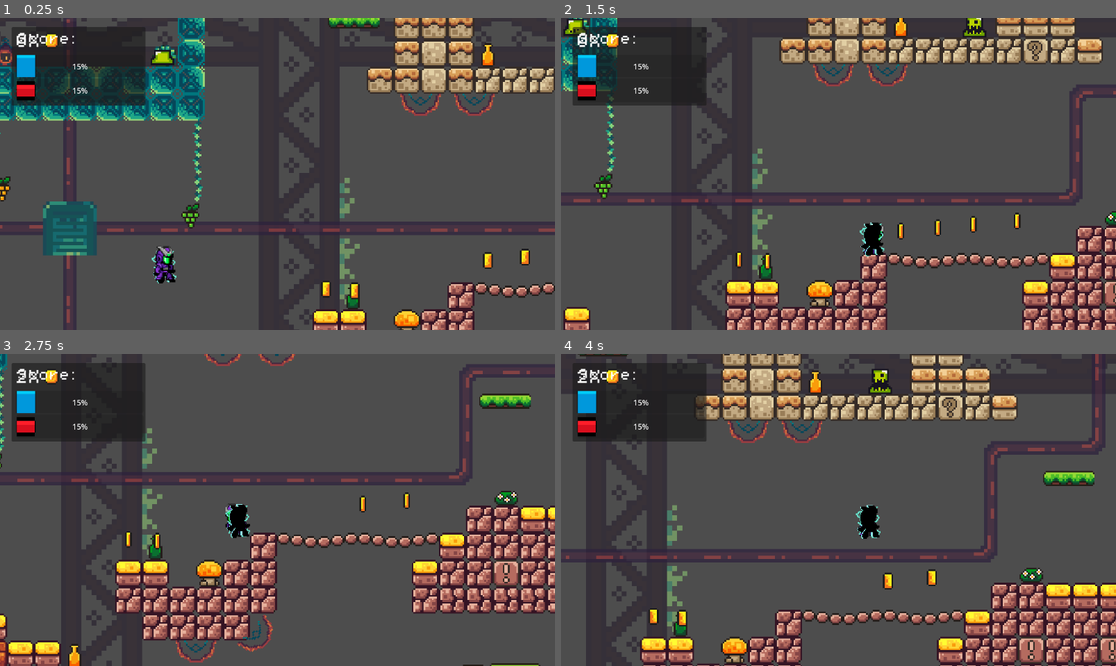
Above: before the commit, frames 1-4 (two rows, left to right).
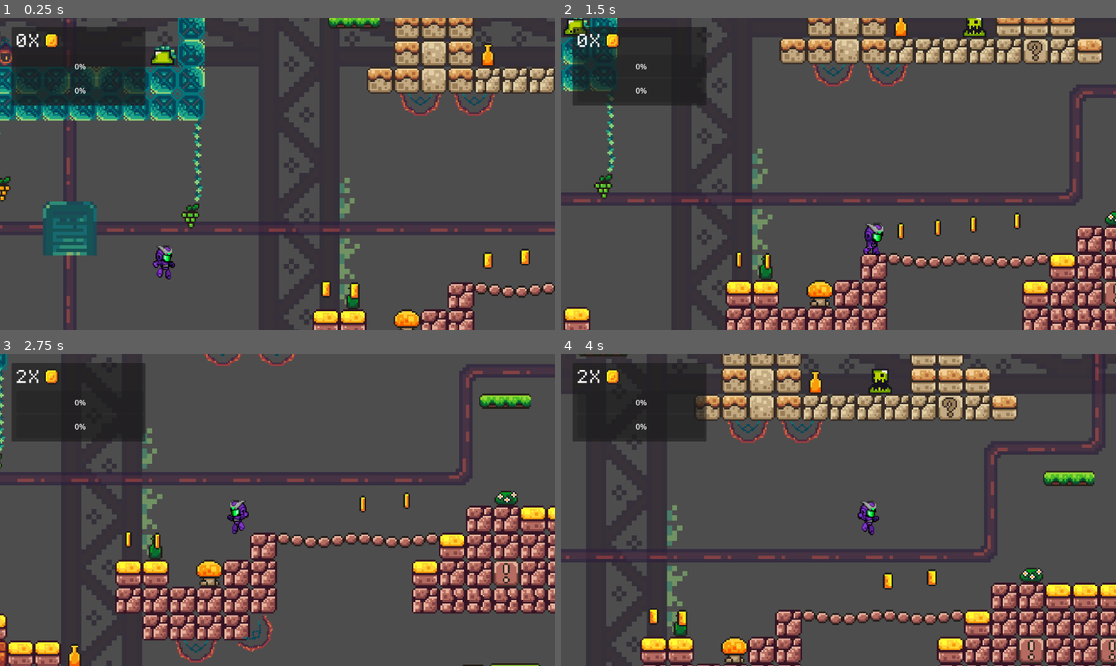
Above: after the commit, the same moments.

Repository: prime399/circuit-skies
Game: Godot game, scene res://Scenes/game.tscn
Two runs of this game, one before a commit and one after it. Both use one fixed random seed, a clock stepped at 60 frames per second and the inputs below.
Inputs:
- Up to frame 1 (0.25 s): no input
- Up to frame 2 (1.5 s): tap Enter (ui_accept) at 0.5, 0.77, 0.8, 1.07, 1.35 s; hold Right (ui_right) from 0.53 s (still down); tap D (dash) at 0.6 s
- Up to frame 3 (2.75 s): tap Enter (ui_accept) at 1.52, 1.82, 2.3 s; tap D (dash) at 1.55, 2.1 s; release Right (ui_right) at 2.03 s; hold Left (ui_left) from 2.03 s (still down)
- Up to frame 4 (4 s): release Left (ui_left) at 2.78 s; hold Right (ui_right) from 2.78 s (still down); tap D (dash) at 2.85 s; tap Enter (ui_accept) at 3.02, 3.32, 3.6, 3.77 s

The runs differ from the first frame. In frame 1, 1.0% of the frame differs, in the area x 2-32%, y 4-86%; in frame 2, 0.9%; in frame 3, 1.0%, in the area x 3-46%, y 4-60%; in frame 4, 1.0%.

Commit message:
Enhance enemy slime behavior and player mechanics; add invincibility and damage handling, improve HUD updates, and refine dash functionality

Diff:
--- a/Scenes/entities/enemies/enemy_slime_green.tscn
+++ b/Scenes/entities/enemies/enemy_slime_green.tscn
@@ -130,6 +130,8 @@
 [sub_resource type="CircleShape2D" id="CircleShape2D_3681e"]
 radius = 37.0135
 
+[sub_resource type="CircleShape2D" id="CircleShape2D_6x76d"]
+
 [node name="EnemySlime" type="Node2D"]
 script = ExtResource("1_3681e")
 
@@ -158,5 +160,12 @@
 [node name="CollisionShape2D" type="CollisionShape2D" parent="PlayerDetector"]
 shape = SubResource("CircleShape2D_3681e")
 
+[node name="BodyArea" type="Area2D" parent="."]
+collision_mask = 2
+
+[node name="CollisionShape2D" type="CollisionShape2D" parent="BodyArea"]
+position = Vector2(0, -4)
+shape = SubResource("CircleShape2D_6x76d")
+
 [connection signal="animation_finished" from="CharacterBody2D/AnimatedSprite2D" to="." method="_on_animated_sprite_2d_animation_finished"]
 [connection signal="body_entered" from="PlayerDetector" to="." method="_on_player_detector_body_entered"]
--- a/Scenes/entities/player/player.tscn
+++ b/Scenes/entities/player/player.tscn
@@ -330,6 +330,8 @@
 "speed": 5.0
 }]
 
+[sub_resource type="Gradient" id="Gradient_6b3hu"]
+
 [node name="Player" type="CharacterBody2D"]
 z_index = 20
 collision_layer = 2
@@ -396,3 +398,15 @@
 position = Vector2(1, 0)
 scale = Vector2(0.578125, 0.65625)
 sprite_frames = SubResource("SpriteFrames_fkit1")
+
+[node name="LandingDust" type="CPUParticles2D" parent="."]
+emitting = false
+amount = 22
+lifetime = 0.35
+one_shot = true
+spread = 180.0
+gravity = Vector2(0, 400)
+initial_velocity_min = 56.52
+initial_velocity_max = 100.0
+color = Color(0.827451, 0.827451, 0.827451, 1)
+color_ramp = SubResource("Gradient_6b3hu")
--- a/Scenes/game.tscn
+++ b/Scenes/game.tscn
@@ -155,6 +155,7 @@
 animation = &"coin"
 
 [node name="Label" type="Label" parent="CanvasLayer/Panel"]
+visible = false
 layout_mode = 1
 offset_left = 11.0
 offset_top = 12.0
@@ -172,7 +173,6 @@
 offset_right = 274.0
 offset_bottom = 104.0
 theme_override_styles/fill = SubResource("StyleBoxTexture_h4fw4")
-value = 15.0
 
 [node name="HPBar" type="ProgressBar" parent="CanvasLayer/Panel"]
 layout_mode = 0
@@ -181,6 +181,5 @@
 offset_right = 274.0
 offset_bottom = 156.0
 theme_override_styles/fill = SubResource("StyleBoxTexture_v158k")
-value = 15.0
 
 [node name="CurrentLevel" type="Node2D" parent="."]
--- a/Scripts/enemy_slime_green.gd
+++ b/Scripts/enemy_slime_green.gd
@@ -1,16 +1,26 @@
 extends Node2D
 
 const SPEED = 40
+const ATTACK_SPEED = 10  # Slow movement when attacking
+const DAMAGE = 50
+
 var direction = 1
 var is_awake = false
 var player_detected = false
+var attacking = false
+var player_in_body_area = false  # <<< NEW: track if player still nearby
 
 @onready var ray_cast_right: RayCast2D = $CharacterBody2D/RayCastRight
 @onready var ray_cast_left: RayCast2D = $CharacterBody2D/RayCastLeft
 @onready var anim_sprite: AnimatedSprite2D = $CharacterBody2D/AnimatedSprite2D
+@onready var player_detector: Area2D = $PlayerDetector
+@onready var body_area: Area2D = $BodyArea
 
 func _ready():
 	anim_sprite.play("slimeSleep")
+	player_detector.body_entered.connect(_on_player_detector_body_entered)
+	body_area.body_entered.connect(_on_body_area_entered)
+	body_area.body_exited.connect(_on_body_area_exited)
 
 func _process(delta: float) -> void:
 	if is_awake:
@@ -22,21 +32,37 @@
 	elif ray_cast_left.is_colliding():
 		direction = 1
 
-	# FLIP the sprite based on direction
 	anim_sprite.flip_h = (direction == -1)
 
-	position.x += direction * SPEED * delta
+	var move_speed = ATTACK_SPEED if attacking else SPEED  # <<<<< FIXED
 
-
-
+	position.x += direction * move_speed * delta
 
 func _on_player_detector_body_entered(body: Node2D) -> void:
-	if body.is_in_group("player") and not is_awake:
-		player_detected = true
-		anim_sprite.play("slimeWakeUp")
+	if body.is_in_group("player"):
+		if not is_awake:
+			player_detected = true
+			anim_sprite.play("slimeWakeUp")
 
+func _on_body_area_entered(body: Node2D) -> void:
+	if body.is_in_group("player") and is_awake:
+		player_in_body_area = true
+		attacking = true
+		anim_sprite.play("slimeAttack")
+		body.take_damage(DAMAGE, direction)
+
+func _on_body_area_exited(body: Node2D) -> void:
+	if body.is_in_group("player"):
+		player_in_body_area = false
+		attacking = false
+		if is_awake:
+			anim_sprite.play("slimeWalk")
 
 func _on_animated_sprite_2d_animation_finished() -> void:
 	if player_detected and anim_sprite.animation == "slimeWakeUp":
 		is_awake = true
 		anim_sprite.play("slimeWalk")
+	elif attacking and anim_sprite.animation == "slimeAttack":
+		# After attack animation ends, return to walk if player escaped
+		if not player_in_body_area:
+			anim_sprite.play("slimeWalk")
--- a/Scripts/game_manager.gd
+++ b/Scripts/game_manager.gd
@@ -2,6 +2,11 @@
 
 var score = 0
 
+signal hp_changed(new_hp)
+
 func add_point():
 	score += 1
 	print(score)
+
+func update_hp(new_hp):
+	emit_signal("hp_changed", new_hp)
--- a/Scripts/hud.gd
+++ b/Scripts/hud.gd
@@ -1,18 +1,21 @@
 extends Panel
 
 @onready var coin_label: Label = $CoinLabel
-var previous_score = 0  # New: Track last known score
+@onready var hp_bar: ProgressBar = $HPBar  # Add reference
+var previous_score = 0
 
 func _process(delta):
 	coin_label.text = str(GameManager.score) + "X"
 
-	# Check if score increased
 	if GameManager.score > previous_score:
 		bump_coin_label()
 
-	previous_score = GameManager.score  # Update stored score
+	previous_score = GameManager.score
 
 func bump_coin_label():
 	var bump_tween = create_tween()
 	bump_tween.tween_property(coin_label, "scale", Vector2(1.4, 1.4), 0.1).set_trans(Tween.TRANS_SINE).set_ease(Tween.EASE_OUT)
 	bump_tween.tween_property(coin_label, "scale", Vector2(1, 1), 0.1).set_trans(Tween.TRANS_SINE).set_ease(Tween.EASE_IN)
+
+func update_hp_bar(hp_percent):
+	hp_bar.value = hp_percent
--- a/Scripts/player.gd
+++ b/Scripts/player.gd
@@ -1,50 +1,62 @@
 extends CharacterBody2D
 
 @export var speed := 100
-@export var dash_speed := 400  # Dash speed
+@export var dash_speed := 400
 @export var gravity := 800
 @export var jump_force := -350
-@export var dash_duration := 0.2  # Dash lasts for 0.2 seconds
-@export var dash_cooldown := 0.5  # Time before you can dash again
+@export var dash_duration := 0.2
+@export var dash_cooldown := 0.5
+@export var max_hp := 100
+@export var hp_regen_rate := 5
+@export var knockback_horizontal := 250
+@export var knockback_vertical := -300
+@export var hurt_recovery_time := 0.4
+@export var invincible_time := 1.0  # <<< NEW
+@export var blink_speed := 0.1      # <<< NEW (flicker every 0.1s)
 
 # Node references
 @onready var anim_idle = $playerIdle
 @onready var anim_run = $playerRun
 @onready var anim_jump = $playerJump
 @onready var anim_dash = $playerDash
+@onready var anim_damage = $playerDamage
+@onready var anim_died = $playerDied
+
 @onready var collider_idle = $collisionShapeIdle
 @onready var collider_run = $collisionShapeRun
 @onready var collider_dash = $collisionShapeDash
+
 @onready var camera = $Camera2D
 @onready var dust = $LandingDust
 @onready var DashGhost = preload("res://Scenes/entities/player/DashGhost.tscn")
 
-
 var input_dir = 0.0
 var was_in_air = false
 var previous_velocity_y = 0.0
-var camera_shake_amount = 8
-var camera_shake_duration = 0.1
-var fall_speed_threshold = 500
-var jump_pressed = false
-var slowmo_duration = 0.1
-var slowmo_factor = 0.3
 
 var is_dashing = false
 var can_dash = true
+var is_hurt = false
+var is_invincible = false  # <<< NEW
+
+var hp = 100
+var respawn_position = Vector2()
 
 func _ready():
+	respawn_position = global_position
+	hp = max_hp
 	switch_to_idle()
 
 func _physics_process(delta):
-	handle_movement(delta)
+	if not is_hurt:
+		handle_movement(delta)
+	handle_landing()
+	handle_regen(delta)
 
 func handle_movement(delta):
-	# Apply gravity
 	if not is_on_floor() and not is_dashing:
 		velocity.y += gravity * delta
 
-	# Handle left/right input
 	input_dir = Input.get_action_strength("ui_right") - Input.get_action_strength("ui_left")
 
 	if is_dashing:
@@ -52,68 +64,130 @@
 	else:
 		velocity.x = input_dir * speed
 
-	# Flip ALL animations correctly
+	# Flip all sprites
 	if input_dir != 0:
 		var dir = sign(input_dir)
 		$playerIdle.scale.x = abs($playerIdle.scale.x) * dir
 		$playerRun.scale.x = abs($playerRun.scale.x) * dir
 		$playerJump.scale.x = abs($playerJump.scale.x) * dir
 		$playerDash.scale.x = abs($playerDash.scale.x) * dir
-
-	# Handle Jump
+		$playerDamage.scale.x = abs($playerDamage.scale.x) * dir
+
+	# Jump
 	if is_on_floor() and not is_dashing:
-		if Input.is_action_just_pressed("ui_accept"):  # Space pressed
+		if Input.is_action_just_pressed("ui_accept"):
 			velocity.y = jump_force
-			jump_pressed = true
 			switch_to_jump()
 		elif input_dir == 0:
 			switch_to_idle()
 		else:
 			switch_to_run()
 	elif not is_on_floor() and not is_dashing:
-		if jump_pressed:
-			switch_to_jump()
-
-	# Handle Dash
+		switch_to_jump()
+
+	# Dash
 	if Input.is_action_just_pressed("dash") and can_dash and not is_dashing and input_dir != 0:
 		start_dash()
 
-
-	previous_velocity_y = velocity.y
 	move_and_slide()
-
-	handle_landing()
 
 func handle_landing():
 	var touching_ground = is_on_floor()
 
 	if not was_in_air and not touching_ground:
 		was_in_air = true
-
 	if was_in_air and touching_ground:
 		was_in_air = false
-		jump_pressed = false
-		if previous_velocity_y > fall_speed_threshold:
+		if previous_velocity_y > 500:
 			do_camera_shake()
 			spawn_landing_dust()
 			do_slow_motion()
 
+	previous_velocity_y = velocity.y
+
+func handle_regen(delta):
+	if hp < max_hp:
+		hp += hp_regen_rate * delta
+		hp = clamp(hp, 0, max_hp)
+		GameManager.update_hp(hp)
+
+# ========================
+# DAMAGE + INVINCIBILITY
+# ========================
+
+func take_damage(amount, knockback_dir):
+	if is_hurt or is_invincible:
+		return  # No damage if already hurt or invincible
+
+	hp -= amount
+	GameManager.update_hp(hp)
+
+	switch_to_damage()
+
+	# Knockback
+	velocity.x = knockback_dir * knockback_horizontal
+	velocity.y = knockback_vertical
+
+	is_hurt = true
+
+	if hp <= 0:
+		die()
+	else:
+		start_invincibility()
+
+func start_invincibility():
+	is_invincible = true
+	await get_tree().create_timer(hurt_recovery_time).timeout
+	is_hurt = false
+	switch_to_idle()
+
+	# Blinking effect
+	var elapsed = 0.0
+	while elapsed < invincible_time:
+		visible = false
+		await get_tree().create_timer(blink_speed).timeout
+		visible = true
+		await get_tree().create_timer(blink_speed).timeout
+		elapsed += blink_speed * 2
+
+	is_invincible = false
+	visible = true
+
+func die():
+	anim_died.visible = true
+	anim_died.play("death")
+	anim_idle.visible = false
+	anim_run.visible = false
+	anim_jump.visible = false
+	anim_dash.visible = false
+	anim_damage.visible = false
+
+	await get_tree().create_timer(1.0).timeout
+	global_position = respawn_position
+	hp = max_hp
+	GameManager.update_hp(hp)
+	is_hurt = false
+	is_invincible = false
+	switch_to_idle()
+
+# ========================
+# DASH STUFF
+# ========================
+
 func start_dash():
 	is_dashing = true
 	can_dash = false
-
 	switch_to_dash()
-	camera.zoom = Vector2(3.7, 3.5)  # Tiny zoom punch
-
+	camera.zoom = Vector2(3.7, 3.5)
 
 	var dash_timer = 0.0
 	while dash_timer < dash_duration:
 		spawn_dash_ghost()
-		await get_tree().create_timer(0.05).timeout  # spawn ghost every 0.05s
+		await get_tree().create_timer(0.05).timeout
 		dash_timer += 0.05
 
 	await get_tree().create_timer(dash_duration - dash_timer).timeout
-	camera.zoom = Vector2(3.5, 3.5)  # Reset zoom
+	camera.zoom = Vector2(3.5, 3.5)
 	is_dashing = false
 	can_dash = true
 
@@ -122,15 +196,31 @@
 	else:
 		switch_to_run()
 
+func spawn_dash_ghost():
+	var ghost = DashGhost.instantiate()
+	ghost.position = global_position
+	ghost.scale = scale
+	get_parent().add_child(ghost)
+	ghost.get_node("AnimatedSprite2D").flip_h = ($playerDash.scale.x < 0)
+	ghost.modulate = Color(0.6, 0.4, 0.8, 0.6)
+	ghost.z_index = -1
+	var tween = ghost.create_tween()
+	tween.tween_property(ghost, "modulate:a", 0, 0.3).set_trans(Tween.TRANS_LINEAR)
+	await tween.finished
+	ghost.queue_free()
+
+# ========================
+# LANDING FX
+# ========================
 
 func do_camera_shake():
-	camera.offset = Vector2(randf_range(-camera_shake_amount, camera_shake_amount), randf_range(-camera_shake_amount, camera_shake_amount))
-	await get_tree().create_timer(camera_shake_duration).timeout
+	camera.offset = Vector2(randf_range(-8, 8), randf_range(-8, 8))
+	await get_tree().create_timer(0.1).timeout
 	camera.offset = Vector2.ZERO
 
 func do_slow_motion():
-	Engine.time_scale = slowmo_factor
-	await get_tree().create_timer(slowmo_duration).timeout
+	Engine.time_scale = 0.3
+	await get_tree().create_timer(0.1).timeout
 	Engine.time_scale = 1.0
 
 func spawn_landing_dust():
@@ -140,60 +230,68 @@
 	dust.restart()
 	dust.emitting = true
 
+# ========================
+# ANIMATION SWITCHING
+# ========================
+
 func switch_to_idle():
+	if is_hurt:
+		return
 	anim_idle.visible = true
 	anim_idle.play("idle")
 	anim_run.visible = false
 	anim_jump.visible = false
 	anim_dash.visible = false
+	anim_damage.visible = false
+	anim_died.visible = false
 	collider_idle.disabled = false
 	collider_run.disabled = true
 	collider_dash.disabled = true
 
 func switch_to_run():
+	if is_hurt:
+		return
 	anim_run.visible = true
 	anim_run.play("running")
 	anim_idle.visible = false
 	anim_jump.visible = false
 	anim_dash.visible = false
+	anim_damage.visible = false
+	anim_died.visible = false
 	collider_run.disabled = false
 	collider_idle.disabled = true
 	collider_dash.disabled = true
 
 func switch_to_jump():
+	if is_hurt:
+		return
 	anim_jump.visible = true
 	anim_jump.play("jump")
 	anim_idle.visible = false
 	anim_run.visible = false
 	anim_dash.visible = false
-	# collider: you can keep last active collider
+	anim_damage.visible = false
+	anim_died.visible = false
 
 func switch_to_dash():
+	if is_hurt:
+		return
 	anim_dash.visible = true
 	anim_dash.play("dash")
 	anim_idle.visible = false
 	anim_run.visible = false
 	anim_jump.visible = false
+	anim_damage.visible = false
+	anim_died.visible = false
 	collider_dash.disabled = false
 	collider_idle.disabled = true
 	collider_run.disabled = true
 
-func spawn_dash_ghost():
-	var ghost = DashGhost.instantiate()
-	ghost.position = global_position
-	ghost.scale = scale  # Keep size correct
-	get_parent().add_child(ghost)
-
-	# Flip ghost direction based on player direction
-	ghost.get_node("AnimatedSprite2D").flip_h = ($playerDash.scale.x < 0)
-
-	# Color Tint: Slight Greenish Purple
-	ghost.modulate = Color(0.6, 0.4, 0.8, 0.6)  # Light purple-green with transparency
-
-	ghost.z_index = -1  # Behind player
-
-	# Tween for fade out
-	var tween = ghost.create_tween()
-	tween.tween_property(ghost, "modulate:a", 0, 0.3).set_trans(Tween.TRANS_LINEAR)
-	await tween.finished
-	ghost.queue_free()
+func switch_to_damage():
+	anim_damage.visible = true
+	anim_damage.play("damage")
+	anim_idle.visible = false
+	anim_run.visible = false
+	anim_jump.visible = false
+	anim_dash.visible = false
+	anim_died.visible = false
Not shown: 1 places in Scenes/entities/enemies/enemy_slime_green.tscn that only renumber resources
Not shown: 1 places in Scenes/entities/player/player.tscn that only renumber resources
